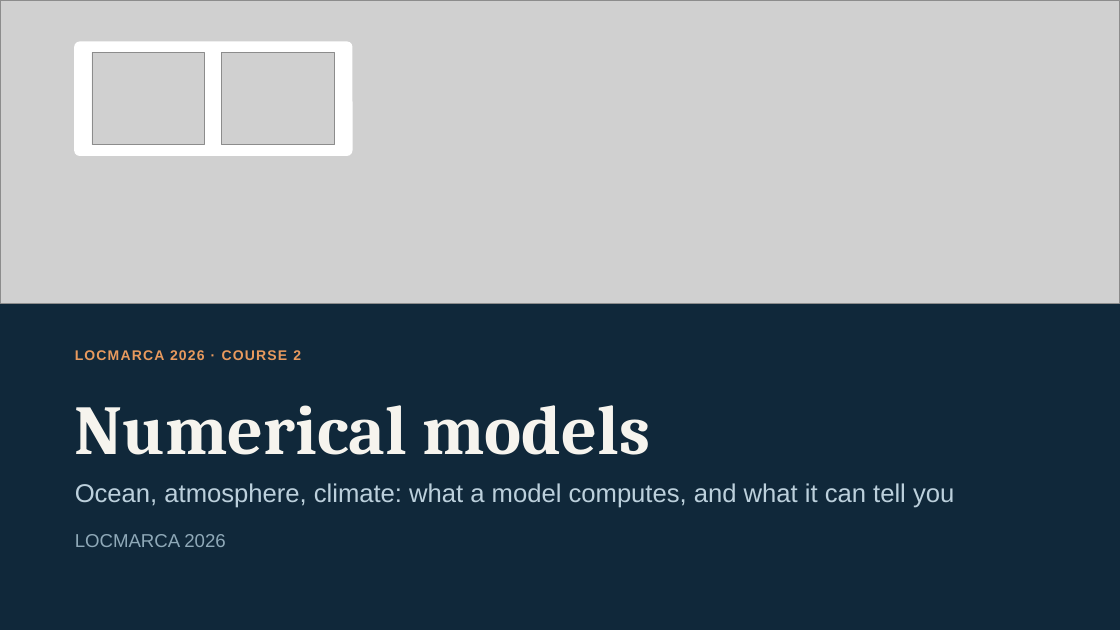
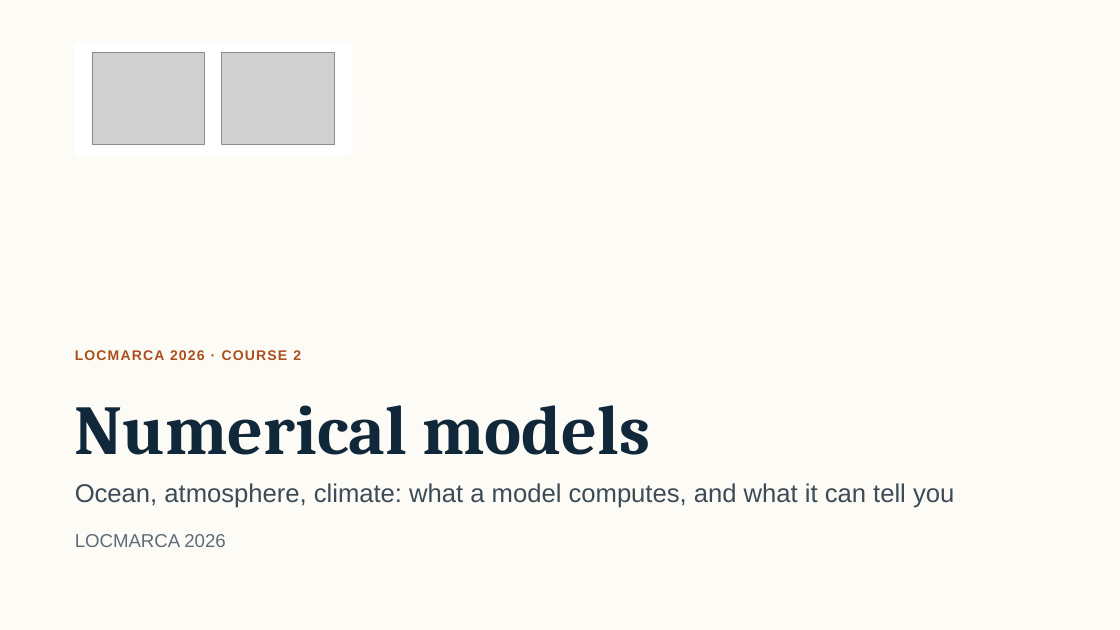
Before and after one commit to gcambon/script-locmarca, a slide deck: slide 1 of Courses/02_course_numerical_models.pptx. Drawn at 1120x630 pixels with LibreOffice and Linux fonts; fonts in the diff are those of the drawing; grey boxes stand for pictures. Boxes give left, top, right and bottom in pixels: in the first picture for what was removed or moved away, otherwise in the second. Text is boxed around its words. In the diff, an @@ line names an element or a change of style, - is before the commit and + after.

Commit message:
Update courses

```diff
--- a/Courses/02_course_numerical_models.pptx
+++ b/Courses/02_course_numerical_models.pptx
@@ background #10283A to #FDFBF6 @@
@@ picture removed at box(0, 0, 1120, 303) @@
@@ text "LOCMARCA 2026 · COURSE 2" at box(75, 350, 301, 360): text colour #E89A5E to #A9501E @@
@@ text "Numerical models" at box(75, 405, 651, 455): text colour #F6F4EE to #10283A @@
@@ text "Ocean, atmosphere, climate: what a ..." at box(75, 483, 954, 508): text colour #BCD0DC to #3D4B57 @@
@@ text "LOCMARCA 2026" at box(75, 534, 225, 547): text colour #8FA9B8 to #5F6C78 @@
```
Also in this commit, not shown: 29 other slides changed, 3 other files.
